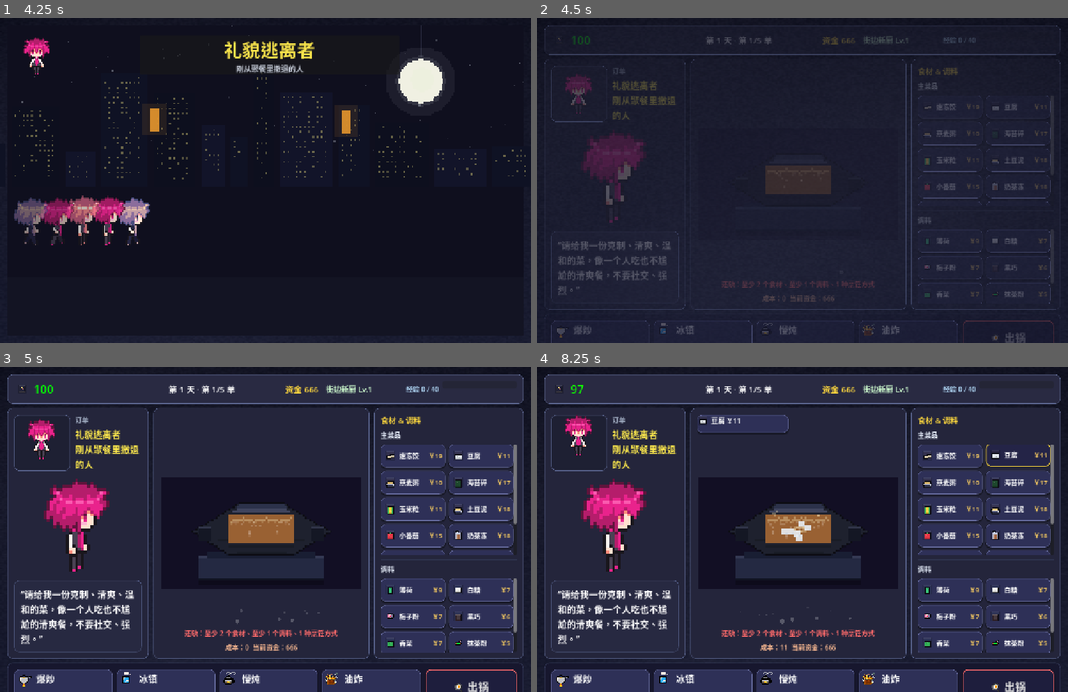
Above: before the commit, frames 1-4 (two rows, left to right).
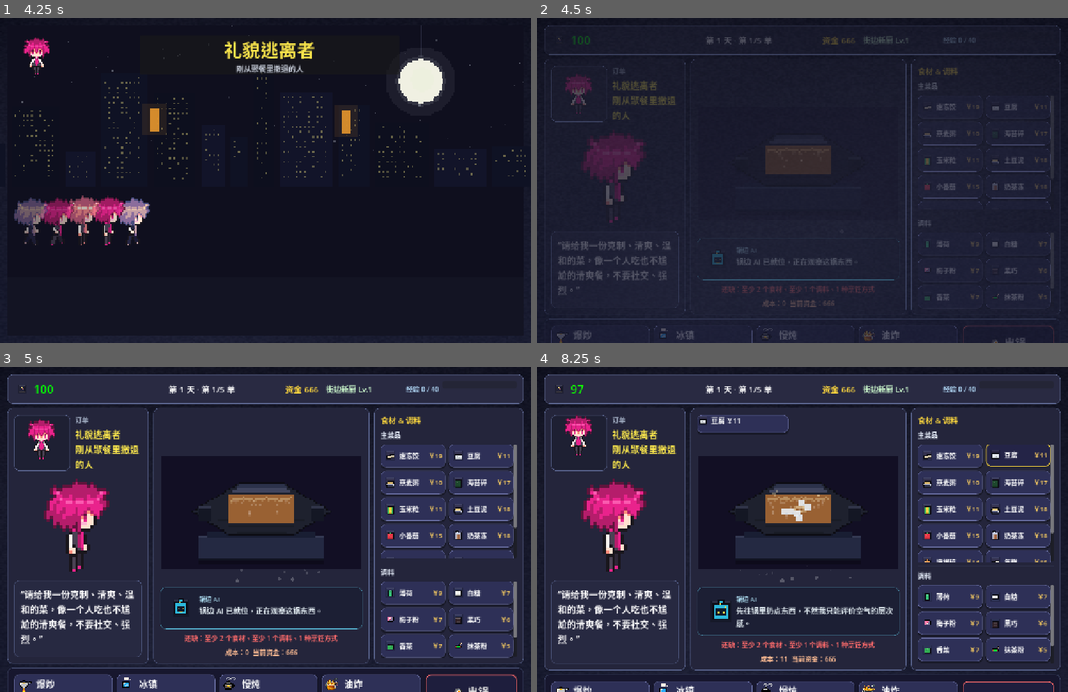
Above: after the commit, the same moments.

Repository: bug-zi/Stirit
Game: Godot game, scene res://main.tscn
The game is run twice, just before and just after one commit, with the same random seed, the same clock (stepped at 60 frames per second) and the same inputs.
Inputs (mouse positions are in pixels of both pictures, inside the frame that each line leads up to):
- Up to frame 1 (4.25 s): click (424, 304) at 0.52 s; type "12" at 0.6 s; click "开始一局" at 1.25 s; move the mouse to (382, 164) at 2.02 s; move the mouse to (159, 196) at 2.77 s; move the mouse to (318, 109) at 3.52 s
- Up to frame 2 (4.5 s): move the mouse to (775, 245) at 4.27 s
- Up to frame 3 (5 s): no input
- Up to frame 4 (8.25 s): click (951, 454) at 5.02 s; click (744, 422) at 5.75 s; click (717, 607) at 6.52 s; click (717, 610) at 7.27 s; click (1020, 454) at 8.02 s

Frame 1 is identical in both runs. In frame 2, 4.0% of the frame differs, in the area x 1-99%, y 39-100%; in frame 3, 11%; in frame 4, 14%, in the area x 1-99%, y 35-100%.

Commit message:
Add in-game AI assistant comments

Diff:
--- a/main.gd
+++ b/main.gd
@@ -7,6 +7,11 @@
 const SEASONING_MIN := 1
 const SEASONING_MAX := 2
 const AI_TIMEOUT_SECONDS := 20.0
+const AI_ASSISTANT_TIMEOUT_SECONDS := 8.0
+const AI_ASSISTANT_MAX_COMMENTS_PER_ORDER := 3
+const AI_ASSISTANT_SELECTION_DELAY := 3.0
+const AI_ASSISTANT_COOLDOWN_SECONDS := 14.0
+const AI_ASSISTANT_BUBBLE_SECONDS := 5.0
 const INITIAL_FUNDS := 666
 const BASE_SERVICE_COST := 50
 const SERVICE_COST_STEP := 12
@@ -275,6 +280,17 @@
 var mistake_insurance_used := false
 var pending_payload := {}
 var pending_http_request: HTTPRequest
+var assistant_http_request: HTTPRequest
+var assistant_prompt_dirty := false
+var assistant_time_since_selection := 0.0
+var assistant_cooldown_left := 2.0
+var assistant_comments_this_order := 0
+var assistant_bubble_left := 0.0
+var assistant_text := "锅边 AI 已就位，正在观察这锅东西。"
+var assistant_mood := "idle"
+var assistant_waiting := false
+var assistant_last_signature := ""
+var assistant_timer_hint_used := false
 var day_review_label: Label
 var day_review_http_request: HTTPRequest
 var timer_label: Label
@@ -321,6 +337,10 @@
 var status_label: Label
 var economy_label: Label
 var cook_button: Button
+var assistant_panel: PanelContainer
+var assistant_icon_rect: TextureRect
+var assistant_name_label: Label
+var assistant_bubble_label: Label
 var _bg_overlay: TextureRect
 var _bg_offset := Vector2.ZERO
 var _timer_pulsing := false
@@ -1134,6 +1154,7 @@
 	_update_timer_label()
 	_update_vignette()
 	_process_bg_movement(delta)
+	_process_ai_assistant(delta)
 
 func _show_start_screen() -> void:
 	screen_state = "start"
@@ -1477,6 +1498,7 @@
 	selected_method_id = ""
 	message_text = ""
 	time_left = ROUND_SECONDS
+	_reset_ai_assistant_for_order()
 	current_customer_variant_index = rng.randi_range(0, CHARACTER_IDLE_SHEETS.size() - 1)
 	day_index = int(floor(float(completed_orders) / float(TOTAL_ORDERS))) + 1
 	if order_index == TOTAL_ORDERS - 1:
@@ -1972,6 +1994,8 @@
 	steam_particles.mouse_filter = Control.MOUSE_FILTER_IGNORE
 	pot_layer.add_child(steam_particles)
 
+	box.add_child(_build_ai_assistant_panel())
+
 	status_label = _make_label("", 16, COLOR_TEXT_MUTED, HORIZONTAL_ALIGNMENT_CENTER)
 	status_label.autowrap_mode = TextServer.AUTOWRAP_WORD_SMART
 	box.add_child(status_label)
@@ -1996,6 +2020,51 @@
 			if b is Button:
 				(b as Button).set_pressed_no_signal(true)
 		_on_toggle_seasoning(true, id)
+
+func _build_ai_assistant_panel() -> Control:
+	assistant_panel = _make_panel(Color(0.105, 0.12, 0.20, 0.94), Color(0.34, 0.7, 0.82, 0.75), 12)
+	assistant_panel.custom_minimum_size = Vector2(0, 92)
+	assistant_panel.size_flags_horizontal = Control.SIZE_EXPAND_FILL
+	assistant_panel.modulate = Color(1, 1, 1, 0.92)
+	var row := HBoxContainer.new()
+	row.size_flags_horizontal = Control.SIZE_EXPAND_FILL
+	row.size_flags_vertical = Control.SIZE_EXPAND_FILL
+	row.add_theme_constant_override("separation", 10)
+	assistant_panel.add_child(row)
+
+	var icon_button := Button.new()
+	icon_button.flat = true
+	icon_button.custom_minimum_size = Vector2(68, 68)
+	icon_button.tooltip_text = "点一下让锅边 AI 看看当前搭配。"
+	icon_button.pressed.connect(_on_ai_assistant_pressed)
+	row.add_child(icon_button)
+	assistant_icon_rect = TextureRect.new()
+	assistant_icon_rect.set_anchors_preset(Control.PRESET_FULL_RECT)
+	assistant_icon_rect.offset_left = 8
+	assistant_icon_rect.offset_top = 8
+	assistant_icon_rect.offset_right = -8
+	assistant_icon_rect.offset_bottom = -8
+	assistant_icon_rect.expand_mode = TextureRect.EXPAND_FIT_WIDTH_PROPORTIONAL
+	assistant_icon_rect.stretch_mode = TextureRect.STRETCH_KEEP_ASPECT_CENTERED
+	assistant_icon_rect.texture_filter = CanvasItem.TEXTURE_FILTER_NEAREST
+	assistant_icon_rect.mouse_filter = Control.MOUSE_FILTER_IGNORE
+	icon_button.add_child(assistant_icon_rect)
+
+	var text_box := VBoxContainer.new()
+	text_box.size_flags_horizontal = Control.SIZE_EXPAND_FILL
+	text_box.size_flags_vertical = Control.SIZE_EXPAND_FILL
+	text_box.add_theme_constant_override("separation", 4)
+	row.add_child(text_box)
+	assistant_name_label = _make_label("锅边 AI", 15, Color(0.72, 0.92, 1.0))
+	text_box.add_child(assistant_name_label)
+	assistant_bubble_label = _make_label("", 18, Color(0.94, 0.98, 1.0))
+	assistant_bubble_label.autowrap_mode = TextServer.AUTOWRAP_WORD_SMART
+	assistant_bubble_label.size_flags_horizontal = Control.SIZE_EXPAND_FILL
+	assistant_bubble_label.size_flags_vertical = Control.SIZE_EXPAND_FILL
+	text_box.add_child(assistant_bubble_label)
+
+	_refresh_ai_assistant_ui()
+	return assistant_panel
 
 func _build_library_panel_right() -> Control:
 	var panel := _make_panel(Color(0.14, 0.145, 0.23), Color(0.34, 0.38, 0.54), 12)
@@ -2298,6 +2367,7 @@
 		_stop_cook_breath()
 	if is_instance_valid(customer_avatar_rect):
 		_start_avatar_idle()
+	_refresh_ai_assistant_ui()
 
 func _rebuild_selected_chips() -> void:
 	if not is_instance_valid(selected_chips_box):
@@ -2391,6 +2461,7 @@
 	else:
 		selected_ingredient_ids.erase(item_id)
 		message_text = ""
+	_mark_ai_assistant_selection_changed()
 	_refresh_playing_ui()
 
 func _on_toggle_seasoning(pressed: bool, item_id: String) -> void:
@@ -2415,6 +2486,7 @@
 	else:
 		selected_seasoning_ids.erase(item_id)
 		message_text = ""
+	_mark_ai_assistant_selection_changed()
 	_refresh_playing_ui()
 
 func _on_toggle_method(pressed: bool, method_id: String) -> void:
@@ -2424,6 +2496,7 @@
 		if selected_method_id == method_id:
 			selected_method_id = ""
 	message_text = ""
+	_mark_ai_assistant_selection_changed()
 	_refresh_playing_ui()
 
 func _show_evaluating_screen() -> void:
@@ -2781,6 +2854,7 @@
 	else:
 		selected_ingredient_ids.append(item_id)
 		message_text = ""
+		_mark_ai_assistant_selection_changed()
 	_refresh_playing_ui()
 
 func _on_add_seasoning(item_id: String) -> void:
@@ -2791,21 +2865,25 @@
 	else:
 		selected_seasoning_ids.append(item_id)
 		message_text = ""
+		_mark_ai_assistant_selection_changed()
 	_refresh_playing_ui()
 
 func _on_remove_ingredient(item_id: String) -> void:
 	selected_ingredient_ids.erase(item_id)
 	message_text = ""
+	_mark_ai_assistant_selection_changed()
 	_refresh_playing_ui()
 
 func _on_remove_seasoning(item_id: String) -> void:
 	selected_seasoning_ids.erase(item_id)
 	message_text = ""
+	_mark_ai_assistant_selection_changed()
 	_refresh_playing_ui()
 
 func _on_select_method(method_id: String) -> void:
 	selected_method_id = method_id
 	message_text = ""
+	_mark_ai_assistant_selection_changed()
 	_refresh_playing_ui()
 
 func _submit_auth_form() -> void:
@@ -3226,6 +3304,20 @@
 	return default_config
 
 func _build_chat_completion_body(config: Dictionary, payload: Dictionary) -> Dictionary:
+	var user_content := {
+		"customer": payload["customer"],
+		"return_json_only": true
+	}
+	if payload.has("dish"):
+		user_content["dish"] = payload["dish"]
+	if payload.has("system_score"):
+		user_content["system_score"] = payload["system_score"]
+	if payload.has("current_selection"):
+		user_content["current_selection"] = payload["current_selection"]
+	if payload.has("selection_state"):
+		user_content["selection_state"] = payload["selection_state"]
+	if payload.has("system_summary"):
+		user_content["system_summary"] = payload["system_summary"]
 	return {
 		"model": str(config.get("model", "")).strip_edges(),
 		"messages": [
@@ -3235,12 +3327,7 @@
 			},
 			{
 				"role": "user",
-				"content": JSON.stringify({
-					"customer": payload["customer"],
-					"dish": payload["dish"],
-					"system_score": payload["system_score"],
-					"return_json_only": true
-				})
+				"content": JSON.stringify(user_content)
 			}
 		],
 		"temperature": 0.7
@@ -3287,6 +3374,273 @@
 		_finish_evaluation(_make_local_evaluation(pending_payload), "点单系统短路，启用本地评分。")
 		return
 	_finish_evaluation(evaluation, "小炒 AI-7 已完成评价。")
+
+func _reset_ai_assistant_for_order() -> void:
+	if is_instance_valid(assistant_http_request):
+		assistant_http_request.queue_free()
+	assistant_prompt_dirty = false
+	assistant_time_since_selection = 0.0
+	assistant_cooldown_left = 2.0
+	assistant_comments_this_order = 0
+	assistant_bubble_left = AI_ASSISTANT_BUBBLE_SECONDS
+	assistant_text = "锅边 AI 已就位，正在观察这锅东西。"
+	assistant_mood = "idle"
+	assistant_waiting = false
+	assistant_last_signature = ""
+	assistant_timer_hint_used = false
+
+func _mark_ai_assistant_selection_changed() -> void:
+	if screen_state != "playing":
+		return
+	assistant_prompt_dirty = true
+	assistant_time_since_selection = 0.0
+
+func _process_ai_assistant(delta: float) -> void:
+	assistant_cooldown_left = maxf(0.0, assistant_cooldown_left - delta)
+	if assistant_bubble_left > 0.0:
+		assistant_bubble_left = maxf(0.0, assistant_bubble_left - delta)
+		if assistant_bubble_left == 0.0:
+			_refresh_ai_assistant_ui()
+	if assistant_waiting:
+		_refresh_ai_assistant_ui()
+		return
+	if assistant_comments_this_order >= AI_ASSISTANT_MAX_COMMENTS_PER_ORDER:
+		return
+	if selected_ingredient_ids.is_empty() and selected_seasoning_ids.is_empty() and selected_method_id == "":
+		return
+	if time_left <= 20.0 and not assistant_timer_hint_used:
+		assistant_timer_hint_used = true
+		assistant_prompt_dirty = true
+		assistant_time_since_selection = AI_ASSISTANT_SELECTION_DELAY
+	if not assistant_prompt_dirty:
+		return
+	assistant_time_since_selection += delta
+	if assistant_time_since_selection < AI_ASSISTANT_SELECTION_DELAY or assistant_cooldown_left > 0.0:
+		return
+	_request_ai_assistant_comment()
+
+func _on_ai_assistant_pressed() -> void:
+	if screen_state != "playing" or assistant_waiting:
+		return
+	if selected_ingredient_ids.is_empty() and selected_seasoning_ids.is_empty() and selected_method_id == "":
+		_show_ai_assistant_comment("先往锅里扔点东西，不然我只能评价空气的层次感。", "thinking")
+		return
+	assistant_prompt_dirty = true
+	assistant_time_since_selection = AI_ASSISTANT_SELECTION_DELAY
+	if assistant_cooldown_left <= 0.0:
+		_request_ai_assistant_comment()
+	else:
+		_show_ai_assistant_comment(_make_local_ai_assistant_comment(_build_ai_assistant_payload())["text"], "smirk", false)
+
+func _request_ai_assistant_comment() -> void:
+	var payload := _build_ai_assistant_payload()
+	var signature := JSON.stringify(payload["current_selection"]) + "|%d" % int(time_left)
+	if signature == assistant_last_signature and assistant_bubble_left > 0.0:
+		assistant_prompt_dirty = false
+		return
+	assistant_last_signature = signature
+	assistant_prompt_dirty = false
+	assistant_time_since_selection = 0.0
+	assistant_cooldown_left = AI_ASSISTANT_COOLDOWN_SECONDS
+
+	var active_ai_config := _load_ai_config()
+	var endpoint := str(active_ai_config.get("endpoint", "")).strip_edges()
+	if endpoint == "":
+		var local_comment := _make_local_ai_assistant_comment(payload)
+		_show_ai_assistant_comment(str(local_comment["text"]), str(local_comment["mood"]))
+		return
+
+	assistant_waiting = true
+	assistant_text = "让我闻一下这锅语义。"
+	assistant_mood = "thinking"
+	assistant_bubble_left = AI_ASSISTANT_BUBBLE_SECONDS
+	_refresh_ai_assistant_ui()
+
+	assistant_http_request = HTTPRequest.new()
+	assistant_http_request.timeout = AI_ASSISTANT_TIMEOUT_SECONDS
+	add_child(assistant_http_request)
+	assistant_http_request.request_completed.connect(_on_ai_assistant_completed.bind(payload))
+
+	var headers := ["Content-Type: application/json"]
+	var token := str(active_ai_config.get("api_key", active_ai_config.get("token", ""))).strip_edges()
+	if token != "":
+		headers.append("Authorization: Bearer %s" % token)
+
+	var body := payload
+	if active_ai_config.get("mode", "legacy") == "chat":
+		body = _build_chat_completion_body(active_ai_config, payload)
+	var error := assistant_http_request.request(endpoint, headers, HTTPClient.METHOD_POST, JSON.stringify(body))
+	if error != OK:
+		if is_instance_valid(assistant_http_request):
+			assistant_http_request.queue_free()
+		assistant_waiting = false
+		var local_comment := _make_local_ai_assistant_comment(payload)
+		_show_ai_assistant_comment(str(local_comment["text"]), str(local_comment["mood"]))
+
+func _on_ai_assistant_completed(result: int, response_code: int, _headers: PackedStringArray, body: PackedByteArray, payload: Dictionary) -> void:
+	if is_instance_valid(assistant_http_request):
+		assistant_http_request.queue_free()
+	assistant_waiting = false
+	if screen_state != "playing":
+		return
+	if result != HTTPRequest.RESULT_SUCCESS or response_code < 200 or response_code >= 300:
+		var local_comment := _make_local_ai_assistant_comment(payload)
+		_show_ai_assistant_comment(str(local_comment["text"]), str(local_comment["mood"]))
+		return
+
+	var parsed = JSON.parse_string(body.get_string_from_utf8())
+	if typeof(parsed) != TYPE_DICTIONARY:
+		var local_comment := _make_local_ai_assistant_comment(payload)
+		_show_ai_assistant_comment(str(local_comment["text"]), str(local_comment["mood"]))
+		return
+
+	if parsed.has("choices") and typeof(parsed["choices"]) == TYPE_ARRAY and parsed["choices"].size() > 0:
+		var first_choice = parsed["choices"][0]
+		if typeof(first_choice) == TYPE_DICTIONARY and first_choice.has("message"):
+			var message = first_choice["message"]
+			if typeof(message) == TYPE_DICTIONARY:
+				var content := str(message.get("content", "")).strip_edges()
+				var parsed_content = JSON.parse_string(_extract_json_text(content))
+				if typeof(parsed_content) == TYPE_DICTIONARY:
+					parsed = parsed_content
+
+	var comment := _sanitize_ai_assistant_comment(parsed)
+	if comment.is_empty():
+		comment = _make_local_ai_assistant_comment(payload)
+	_show_ai_assistant_comment(str(comment["text"]), str(comment["mood"]))
+
+func _build_ai_assistant_payload() -> Dictionary:
+	var semantic_tags := _selected_semantic_tags()
+	var desired_tags: Array = current_order.get("desired_tags", [])
+	var avoid_tags: Array = current_order.get("avoid_tags", [])
+	var matched_desired := []
+	var matched_avoid := []
+	for tag in desired_tags:
+		if semantic_tags.has(tag):
+			matched_desired.append(tag)
+	for tag in avoid_tags:
+		if semantic_tags.has(tag):
+			matched_avoid.append(tag)
+	var risk_score := _calculate_risk_score(semantic_tags, int(current_order.get("difficulty", 1)))
+	var risk_level := "low"
+	if risk_score >= 72:
+		risk_level = "high"
+	elif risk_score >= 48:
+		risk_level = "medium"
+	var method := _find_by_id(selected_method_id, COOKING_METHODS)
+	return {
+		"prompt": "你是《你来说我来炒》的锅边 AI 小助手，不是结算评分器。请只返回 JSON：{\"type\":\"tease|hint|warning|encourage\",\"text\":\"一句 12 到 45 字中文短句\",\"mood\":\"idle|smirk|shock|thinking|excited\"}。你要根据顾客需求和玩家当前选择给出毒舌但友好的制作中吐槽或轻建议。不要泄露隐藏标签、不要给具体分数、不要直接告诉玩家选什么、不要长篇解释。",
+		"customer": {
+			"name": current_order.get("customer_name", ""),
+			"role": current_order.get("role", ""),
+			"request": current_order.get("request", ""),
+			"desired_tags": desired_tags,
+			"avoid_tags": avoid_tags
+		},
+		"current_selection": {
+			"ingredients": _names_for_ids(selected_ingredient_ids, INGREDIENTS),
+			"seasonings": _names_for_ids(selected_seasoning_ids, SEASONINGS),
+			"method": str(method.get("name", "")) if not method.is_empty() else ""
+		},
+		"selection_state": {
+			"ingredient_count": selected_ingredient_ids.size(),
+			"seasoning_count": selected_seasoning_ids.size(),
+			"has_method": selected_method_id != "",
+			"can_submit": _is_selection_valid(),
+			"seconds_left": int(ceil(time_left))
+		},
+		"system_summary": {
+			"matched_desired_tags": matched_desired,
+			"matched_avoid_tags": matched_avoid,
+			"all_tags": semantic_tags,
+			"risk_level": risk_level
+		}
+	}
+
+func _sanitize_ai_assistant_comment(raw: Dictionary) -> Dictionary:
+	if not raw.has("text"):
+		return {}
+	var text := str(raw["text"]).strip_edges().replace("\n", " ")
+	if text == "":
+		return {}
+	if text.length() > 58:
+		text = text.substr(0, 58)
+	var mood := str(raw.get("mood", "smirk")).strip_edges()
+	if not ["idle", "smirk", "shock", "thinking", "excited"].has(mood):
+		mood = "smirk"
+	var kind := str(raw.get("type", "tease")).strip_edges()
+	if not ["tease", "hint", "warning", "encourage"].has(kind):
+		kind = "tease"
+	return {
+		"type": kind,
+		"text": text,
+		"mood": mood
+	}
+
+func _make_local_ai_assistant_comment(payload: Dictionary) -> Dictionary:
+	var state: Dictionary = payload.get("selection_state", {})
+	var summary: Dictionary = payload.get("system_summary", {})
+	var selection: Dictionary = payload.get("current_selection", {})
+	var ingredients: Array = selection.get("ingredients", [])
+	var seasonings: Array = selection.get("seasonings", [])
+	var matched_desired: Array = summary.get("matched_desired_tags", [])
+	var matched_avoid: Array = summary.get("matched_avoid_tags", [])
+	var risk_level := str(summary.get("risk_level", "low"))
+	var text := ""
+	var mood := "smirk"
+	if int(state.get("seconds_left", 99)) <= 20:
+		text = "时间快没了，这锅再犹豫就从创意料理变成事故报告。"
+		mood = "shock"
+	elif bool(state.get("can_submit", false)) and matched_desired.size() >= 2:
+		text = "主题已经冒出来了，可以考虑把命运交给出锅按钮。"
+		mood = "excited"
+	elif matched_avoid.size() > 0:
+		text = "这锅碰到顾客雷区边缘了，离谱可以，别太用力。"
+		mood = "thinking"
+	elif risk_level == "high":
+		text = "风险味有点冲，顾客可能会以为这是人格压力测试。"
+		mood = "shock"
+	elif seasonings.size() >= SEASONING_MAX:
+		text = "调料已经开始开会了，再吵一点锅都要申请静音。"
+		mood = "smirk"
+	elif ingredients.size() == 1:
+		text = "只有一个主角还不够，顾客的情绪需要一点搭子。"
+		mood = "thinking"
+	elif selected_method_id == "":
+		text = "材料有了，差一种烹饪方式把这锅性格定下来。"
+		mood = "thinking"
+	elif matched_desired.size() > 0:
+		text = "方向有点对味了，怪得还算有证据链。"
+		mood = "smirk"
+	else:
+		text = "这锅目前很自由，但自由到顾客可能需要翻译器。"
+		mood = "smirk"
+	return {
+		"type": "tease",
+		"text": text,
+		"mood": mood
+	}
+
+func _show_ai_assistant_comment(text: String, mood: String, count_comment: bool = true) -> void:
+	assistant_text = text
+	assistant_mood = mood
+	assistant_bubble_left = AI_ASSISTANT_BUBBLE_SECONDS
+	if count_comment:
+		assistant_comments_this_order += 1
+	_refresh_ai_assistant_ui()
+
+func _refresh_ai_assistant_ui() -> void:
+	if is_instance_valid(assistant_icon_rect):
+		assistant_icon_rect.texture = _get_icon("assistant_%s" % assistant_mood, 64, COLOR_ACCENT, COLOR_SECONDARY)
+	if is_instance_valid(assistant_name_label):
+		assistant_name_label.text = "锅边 AI · 思考中" if assistant_waiting else "锅边 AI"
+	if is_instance_valid(assistant_bubble_label):
+		if assistant_bubble_left <= 0.0 and not assistant_waiting:
+			assistant_bubble_label.text = "..."
+			assistant_bubble_label.add_theme_color_override("font_color", Color(0.68, 0.76, 0.84))
+		else:
+			assistant_bubble_label.text = assistant_text
+			assistant_bubble_label.add_theme_color_override("font_color", Color(0.94, 0.98, 1.0))
 
 func _finish_evaluation(evaluation: Dictionary, source_notice: String) -> void:
 	var total := _calculate_total_score(evaluation["scores"])
@@ -5158,6 +5512,37 @@
 			_icon_px_mask(image, mask, ox, oy, 9, 7, pixel_scale, outline)
 			_icon_rect_mask(image, mask, ox, oy, 7, 9, 2, 1, pixel_scale, Color(0.72, 0.32, 0.32))
 			_draw_shadow_from_mask(image, mask, ox, oy, pixel_scale, 1, 1, Color(0, 0, 0, 0.18))
+			_draw_outline_from_mask(image, mask, ox, oy, pixel_scale, outline)
+		"assistant":
+			var body := Color(0.18, 0.78, 0.92)
+			var face := Color(0.06, 0.10, 0.16)
+			var light := Color(1.0, 0.88, 0.28)
+			_icon_rect_mask(image, mask, ox, oy, 4, 4, 8, 8, pixel_scale, body)
+			_icon_rect_mask(image, mask, ox, oy, 5, 6, 6, 4, pixel_scale, face)
+			_icon_px_mask(image, mask, ox, oy, 7, 3, pixel_scale, light)
+			_icon_rect_mask(image, mask, ox, oy, 7, 2, 2, 1, pixel_scale, body)
+			match id:
+				"thinking":
+					_icon_px_mask(image, mask, ox, oy, 6, 8, pixel_scale, light)
+					_icon_px_mask(image, mask, ox, oy, 9, 8, pixel_scale, light)
+					_icon_px_mask(image, mask, ox, oy, 10, 5, pixel_scale, light)
+				"shock":
+					_icon_rect_mask(image, mask, ox, oy, 6, 7, 1, 2, pixel_scale, light)
+					_icon_rect_mask(image, mask, ox, oy, 9, 7, 1, 2, pixel_scale, light)
+					_icon_px_mask(image, mask, ox, oy, 8, 10, pixel_scale, light)
+				"excited":
+					_icon_px_mask(image, mask, ox, oy, 6, 7, pixel_scale, light)
+					_icon_px_mask(image, mask, ox, oy, 9, 7, pixel_scale, light)
+					_icon_rect_mask(image, mask, ox, oy, 6, 9, 4, 1, pixel_scale, light)
+				"idle":
+					_icon_px_mask(image, mask, ox, oy, 6, 8, pixel_scale, light)
+					_icon_px_mask(image, mask, ox, oy, 9, 8, pixel_scale, light)
+					_icon_rect_mask(image, mask, ox, oy, 7, 10, 2, 1, pixel_scale, light)
+				_:
+					_icon_px_mask(image, mask, ox, oy, 6, 8, pixel_scale, light)
+					_icon_px_mask(image, mask, ox, oy, 9, 8, pixel_scale, light)
+					_icon_rect_mask(image, mask, ox, oy, 7, 9, 3, 1, pixel_scale, light)
+			_draw_shadow_from_mask(image, mask, ox, oy, pixel_scale, 1, 1, Color(0, 0, 0, 0.22))
 			_draw_outline_from_mask(image, mask, ox, oy, pixel_scale, outline)
 		"ingredient":
 			_draw_badge(image, ox, oy, pixel_scale, Color(0.34, 0.22, 0.16))
@@ -5453,12 +5838,19 @@
 	status_label = null
 	economy_label = null
 	cook_button = null
+	assistant_panel = null
+	assistant_icon_rect = null
+	assistant_name_label = null
+	assistant_bubble_label = null
 	pot_view = null
 	ingredient_buttons.clear()
 	seasoning_buttons.clear()
 	method_buttons.clear()
 	if is_instance_valid(pending_http_request):
 		pending_http_request.queue_free()
+	if is_instance_valid(assistant_http_request):
+		assistant_http_request.queue_free()
+	assistant_waiting = false
 	if is_instance_valid(day_review_http_request):
 		day_review_http_request.queue_free()
 	for child in get_children():
